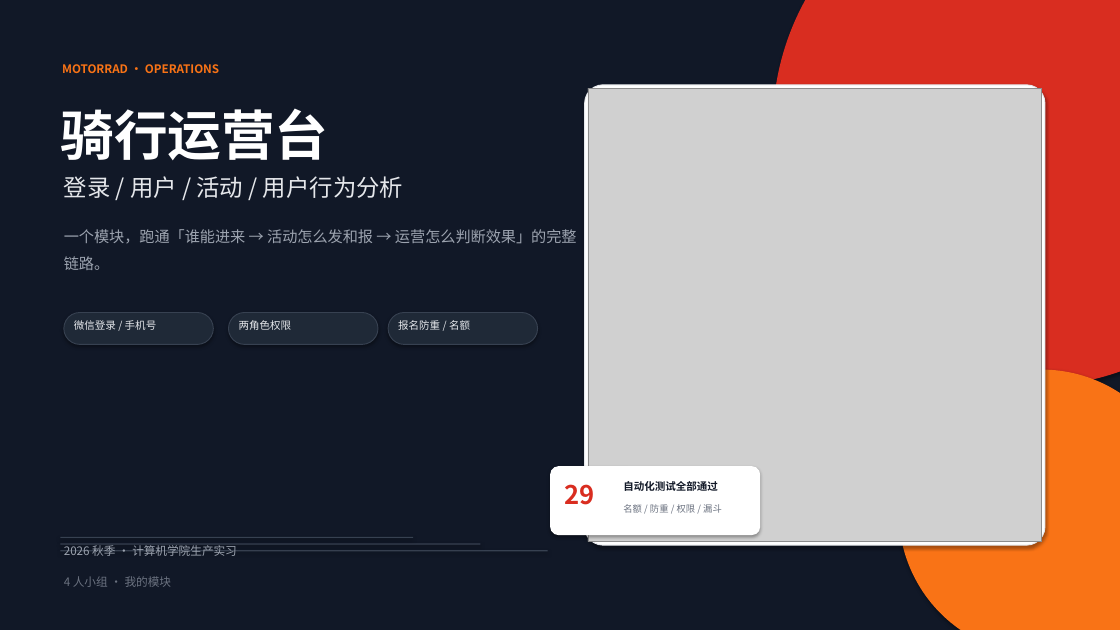
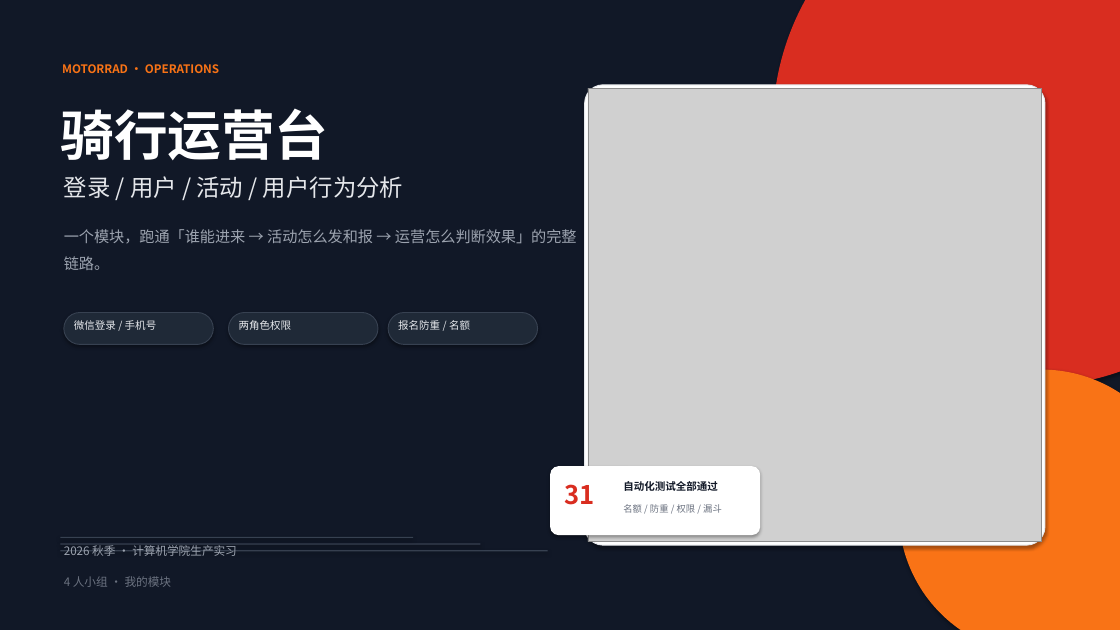
Before and after one commit to Lxyzc0927/Banner, a slide deck: slide 1 of reports/骑行运营台_答辩草稿.pptx. Drawn at 1120x630 pixels with LibreOffice and Linux fonts; fonts in the diff are those of the drawing; grey boxes stand for pictures. Boxes give left, top, right and bottom in pixels: in the first picture for what was removed or moved away, otherwise in the second. Text is boxed around its words. In the diff, an @@ line names an element or a change of style, - is before the commit and + after.

```diff
--- a/reports/骑行运营台_答辩草稿.pptx
+++ b/reports/骑行运营台_答辩草稿.pptx
@@ text at [564,484,594,505]: text changed @@
-29
+31
```
Also in this commit, not shown: 3 other slides changed, 26 other files.
